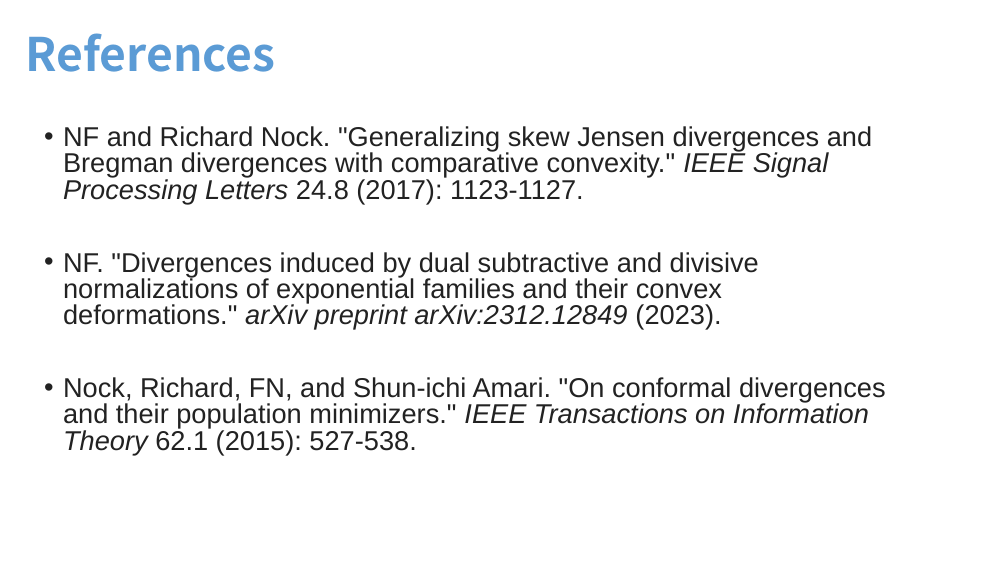
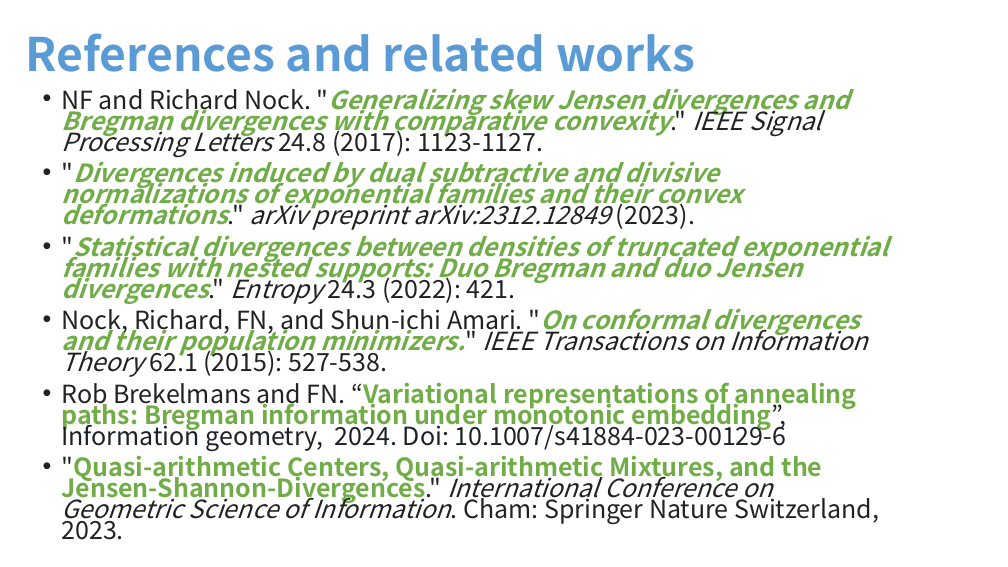
Before and after one commit to FrankNielsen/FrankNielsen.github.io, a slide deck: slide 35 of PPTX/DivergencesComparativeConvexity-FrankNIELSEN.pptx (slide 30 before the commit). Drawn at 1008x567 pixels with LibreOffice and Linux fonts; fonts in the diff are those of the drawing. Boxes give left, top, right and bottom in pixels: in the first picture for what was removed or moved away, otherwise in the second. Text is boxed around its words. In the diff, an @@ line names an element or a change of style, - is before the commit and + after.

```diff
--- a/PPTX/DivergencesComparativeConvexity-FrankNIELSEN.pptx
+++ b/PPTX/DivergencesComparativeConvexity-FrankNIELSEN.pptx
@@ title at [25,33,695,72]: text changed @@
-References
+References and related works
@@ text "NF and Richard Nock. "Generalizing ...": place and size @@
-text "NF and Richard Nock. "Generalizing ..." at [63,126,886,454]
+text "NF and Richard Nock. "Generalizing ..." at [61,88,888,540]
@@ text at [61,88,868,377]: size 25.9 to 23.8 pt, font Arial to Noto Sans CJK JP in "NF and Richard Nock. "Generalizing skew Jensen ...", "Nock, Richard, FN, and Shun-ichi Amari. "On ..."; text colour #222222 to #70AD47, bold on, italic on in ""Generalizing skew Jensen divergences and Bregman divergence ...", ""On conformal divergences and their population minimizers.""; line spacing 0.8 to 0.7 @@
@@ text at [61,155,888,304]: text changed; size 25.9 to 23.8 pt; font Arial to Noto Sans CJK JP; text colour #222222 to #70AD47; bold on; italic on @@
-• NF. "Divergences induced by dual subtractive and divisive normalizations of exponential families and their convex deformations." arXiv preprint arXiv:2312.12849 (2023).
+• "Divergences induced by dual subtractive and divisive normalizations of exponential families and their convex deformations." arXiv preprint arXiv:2312.12849 (2023).
+• "Statistical divergences between densities of truncated exponential families with nested supports: Duo Bregman and duo Jensen divergences." Entropy 24.3 (2022): 421.
@@ text at [61,382,879,540]: paragraphs added @@
+• Rob Brekelmans and FN. “Variational representations of annealing paths: Bregman information under monotonic embedding”, Information geometry, 2024. Doi: 10.1007/s41884-023-00129-6
+• "Quasi-arithmetic Centers, Quasi-arithmetic Mixtures, and the Jensen-Shannon-Divergences." International Conference on Geometric Science of Information. Cham: Springer Nature Switzerland, 2023.
```
Also in this commit, not shown: 27 other slides changed, 8 slides added, 4 other files.
